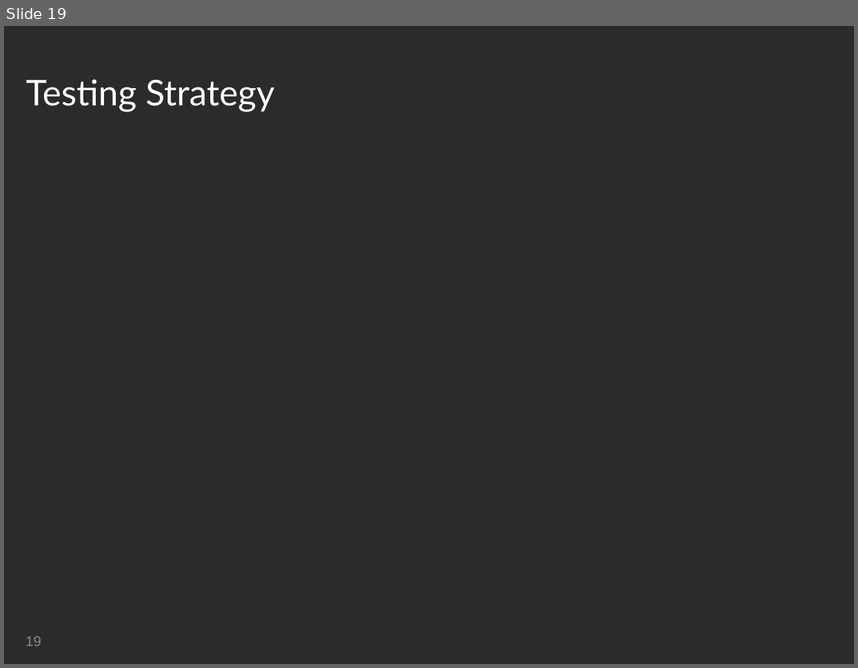
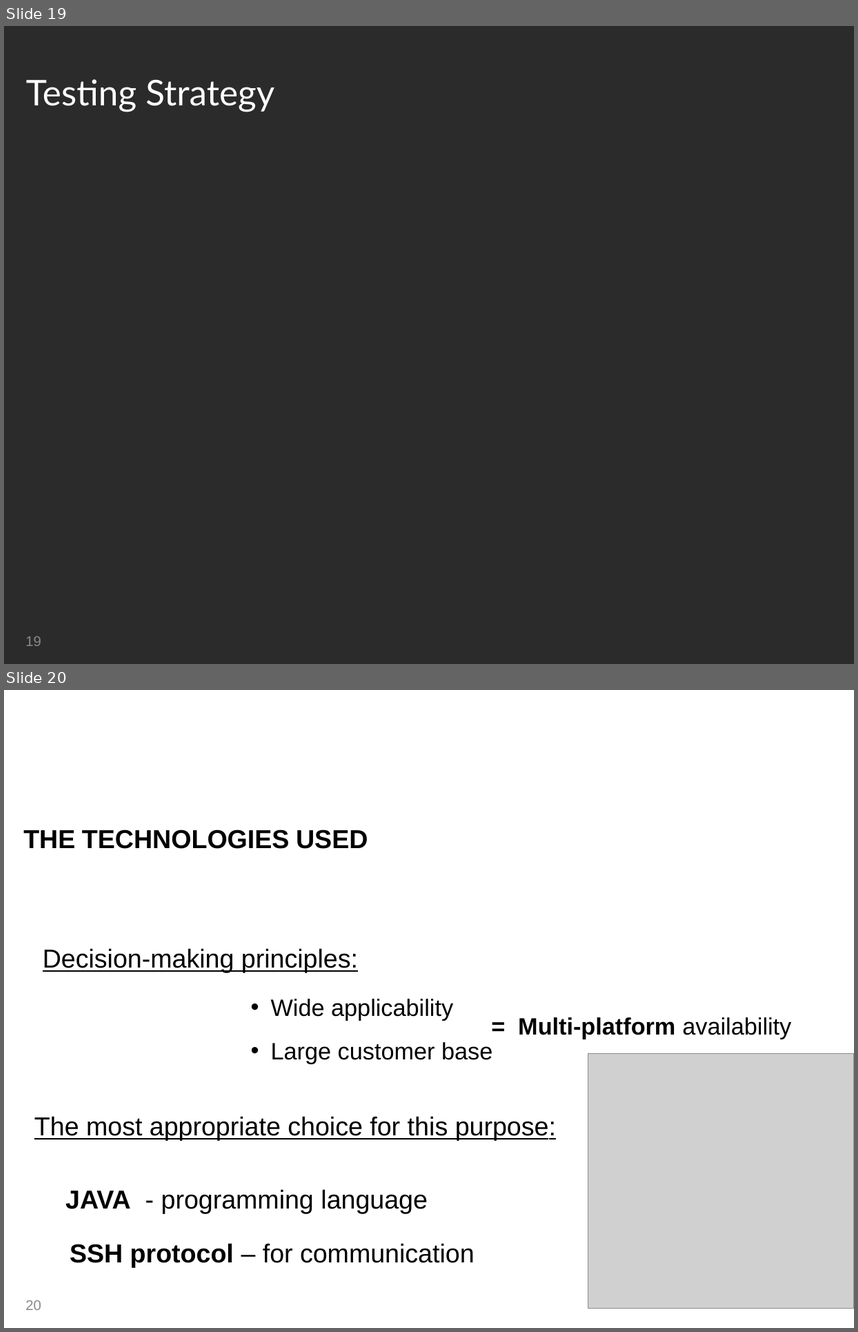
Before and after one commit to MissNanLankwtosh/mateuszgolabc, a slide deck: Presentation/Group Presentation - Zsolt.ppt. Shown one above the other, each under a label of ours: slide 19 before the commit, slides 19 and 20 after it. The pictures are 858x668 and 858x1332 pixels, drawn with LibreOffice and Linux fonts; fonts in the diff are those of the drawing; grey boxes stand for pictures; background and template pictures are left out; a plain dark background stands for a picture behind light text. Boxes give left, top, right and bottom in pixels: in the first picture for what was removed or moved away, otherwise in the second. Text is boxed around its words. In the diff, an @@ line names an element or a change of style, - is before the commit and + after.

```diff
--- a/Presentation/Group Presentation - Zsolt.ppt
+++ b/Presentation/Group Presentation - Zsolt.ppt
@@ slide 20 added at [4, 690, 854, 1328], background picture (left out) @@
@@ title added at [18, 702, 408, 808], 30 pt, text #FFFFFF @@
+Implementation
@@ text added at [23, 829, 368, 849], 22 pt, text #000000, bold @@
+THE TECHNOLOGIES USED
@@ text added at [43, 948, 358, 972], 22 pt, text #000000, underline @@
+Decision-making principles:
@@ text added at [271, 998, 493, 1063], 20 pt, text #000000 @@
+• Wide applicability
+• Large customer base
@@ text added at [518, 1017, 791, 1039], 20 pt, text #000000, bold @@
+= Multi-platform availability
@@ picture added at [588, 1053, 854, 1308] @@
@@ text added at [34, 1116, 556, 1141], 22 pt, text #000000, underline @@
+The most appropriate choice for this purpose:
@@ text added at [65, 1189, 428, 1213], 22 pt, text #000000 @@
+JAVA - programming language
@@ text added at [70, 1243, 475, 1267], 22 pt, text #000000 @@
+SSH protocol – for communication
@@ page number added at [25, 1300, 41, 1310], 12 pt, text #898989 @@
+20
```
Also in this commit, not shown: 1 slide changed, 3 other slides added, 3 slides removed.
